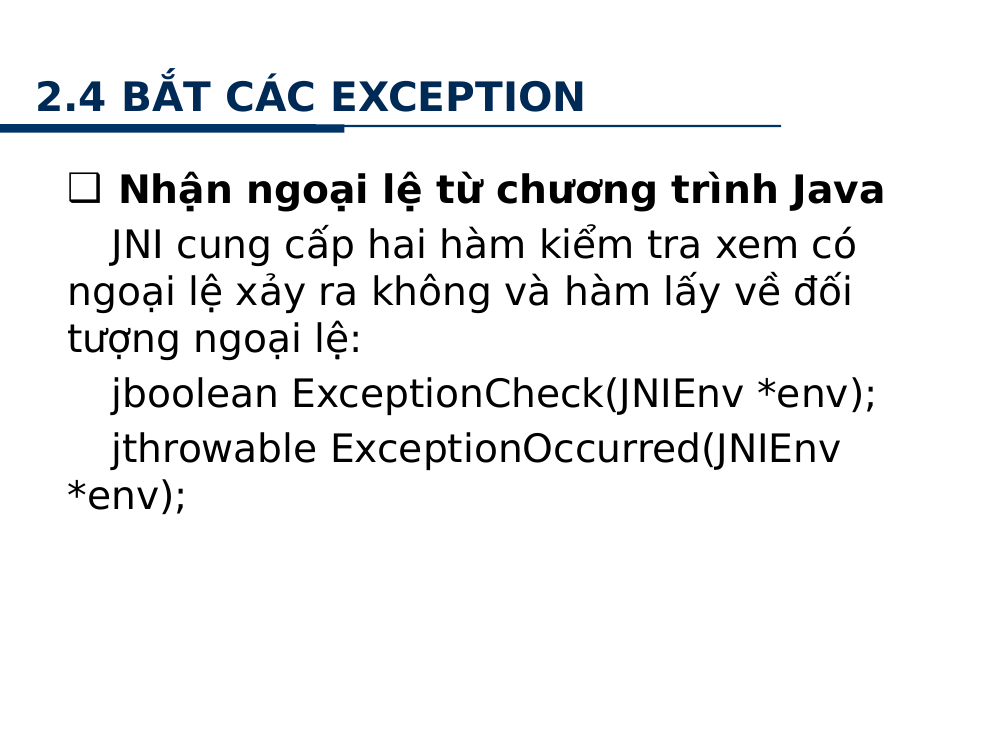
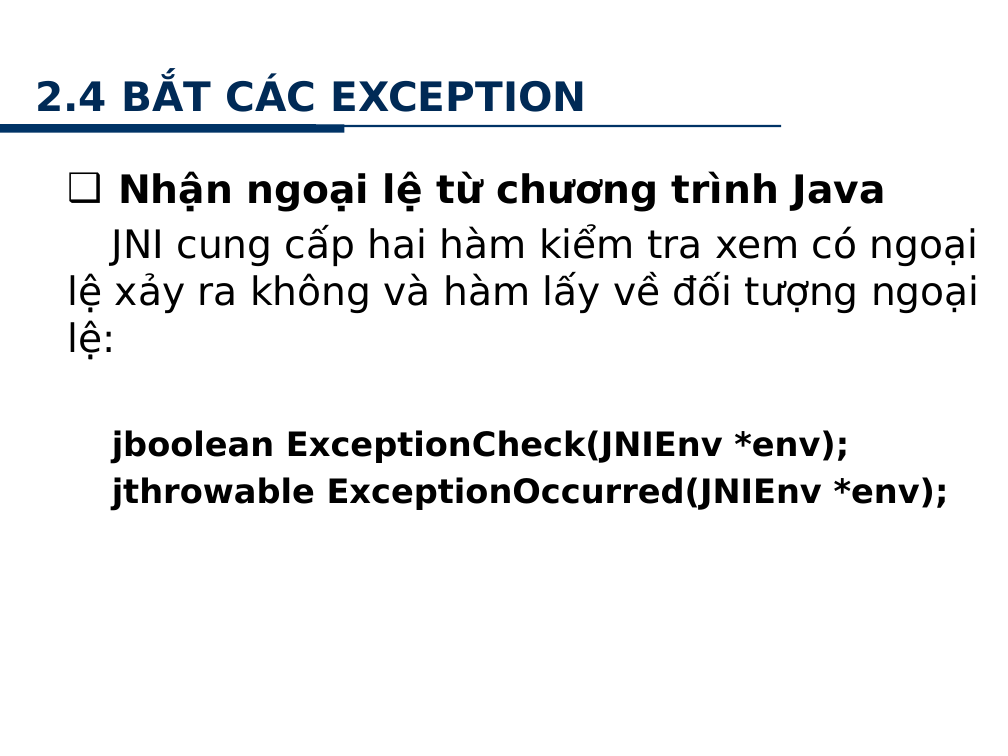
Before and after one commit to minhkhanh/UofS-Java, a slide deck: slide 25 of Seminar_JNI/Slide_00.pptx. Drawn at 1008x756 pixels with LibreOffice and Linux fonts; fonts in the diff are those of the drawing; background and template pictures are left out. Boxes give left, top, right and bottom in pixels: in the first picture for what was removed or moved away, otherwise in the second. Text is boxed around its words. In the diff, an @@ line names an element or a change of style, - is before the commit and + after.

```diff
--- a/Seminar_JNI/Slide_00.pptx
+++ b/Seminar_JNI/Slide_00.pptx
@@ text at (112,430,949,510): size 28 to 24 pt, bold on in "jboolean ExceptionCheck(JNIEnv *env);", "jthrowable ExceptionOccurred(JNIEnv *env);" @@
```
Also in this commit, not shown: 1 slide removed.
